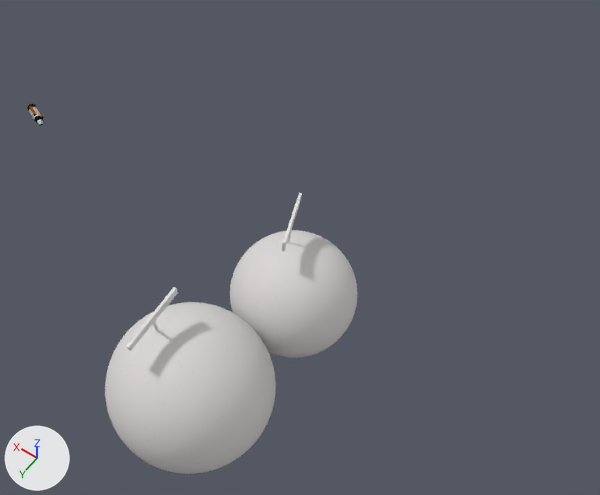
Renders of the Blender file 03-Scenes/al-space4.blend from each side of a commit.
One viewpoint serves both versions: a 50 mm lens placed at (-36.8, 30.0, 43.0), pointed at (-17.1, 2.4, -0.3). Every picture has the same lights, and +X, +Y and +Z are marked at lower left.

Objects in the first picture: 'Landekapsel', 'Rakete', 'twix'.
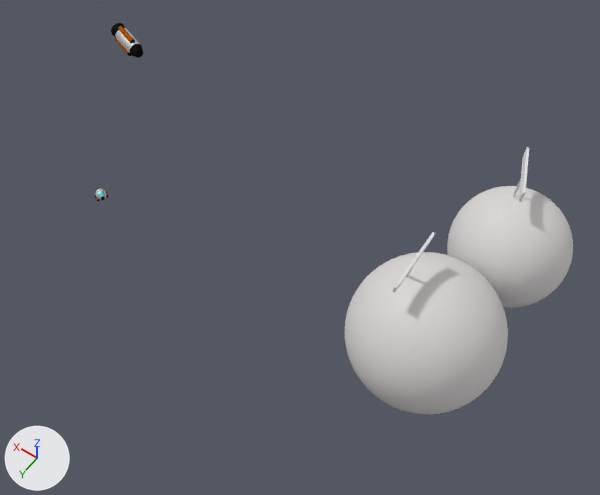
Changed parts and their boxes (x1, y1, x2, y2) in the pictures (600 x 495 px):
'twix', moved: before (105, 192, 357, 474); after (345, 147, 573, 414)
'Rakete', moved, turned, rescaled: before (27, 104, 44, 123); after (111, 23, 143, 58)
'Landekapsel', moved, turned, rescaled: before (37, 119, 45, 126); after (95, 188, 109, 201)

The change in detail:
Object 'Landekapsel' (ob_landekapsel) moves from (4.83, 4.47, 0.34) to (-0.95, 5.16, -3.29).
Object 'Landekapsel' (ob_landekapsel) turns from (20, -7, 155) to (3.9, -11, 151) degrees about x, y and z.
Object 'Landekapsel' (ob_landekapsel) is rescaled from (0.0953, 0.0953, 0.0953) to (0.186, 0.186, 0.186).
Object 'Rakete' (ob_rakete) moves from (5.69, 3.91, -0.18) to (5.73, -5.87, -0.33).
Object 'Rakete' (ob_rakete) turns from (-173, 160, -112) to (0, 0, 70) degrees about x, y and z.
Object 'Rakete' (ob_rakete) is rescaled from (0.307, 0.307, 0.307) to (0.562, 0.562, 0.562).
Object 'twix' (ob_twix) moves from (-17.61, 14.26, -1.01) to (-26.97, 2.94, -1.01).
